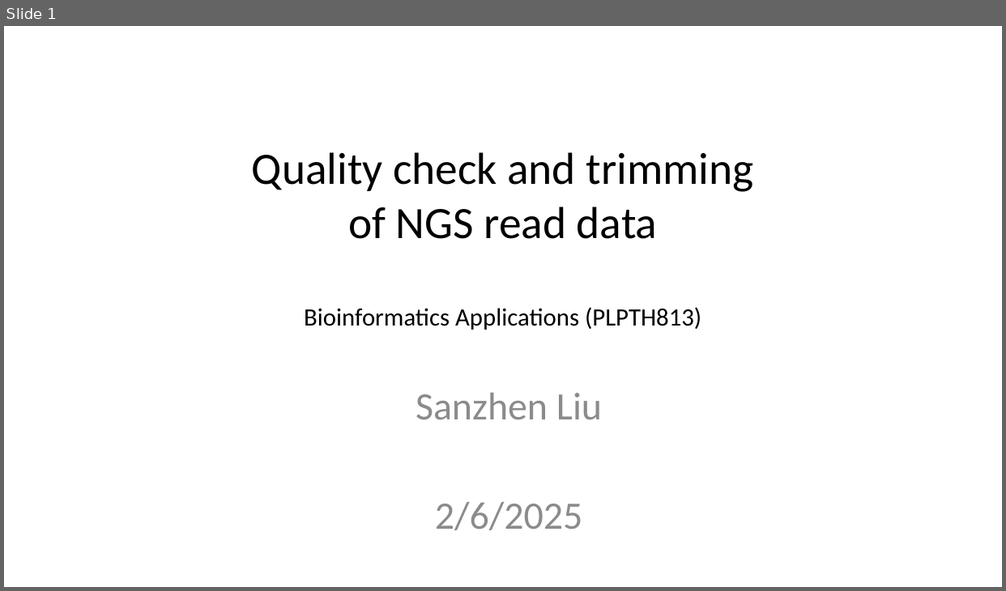
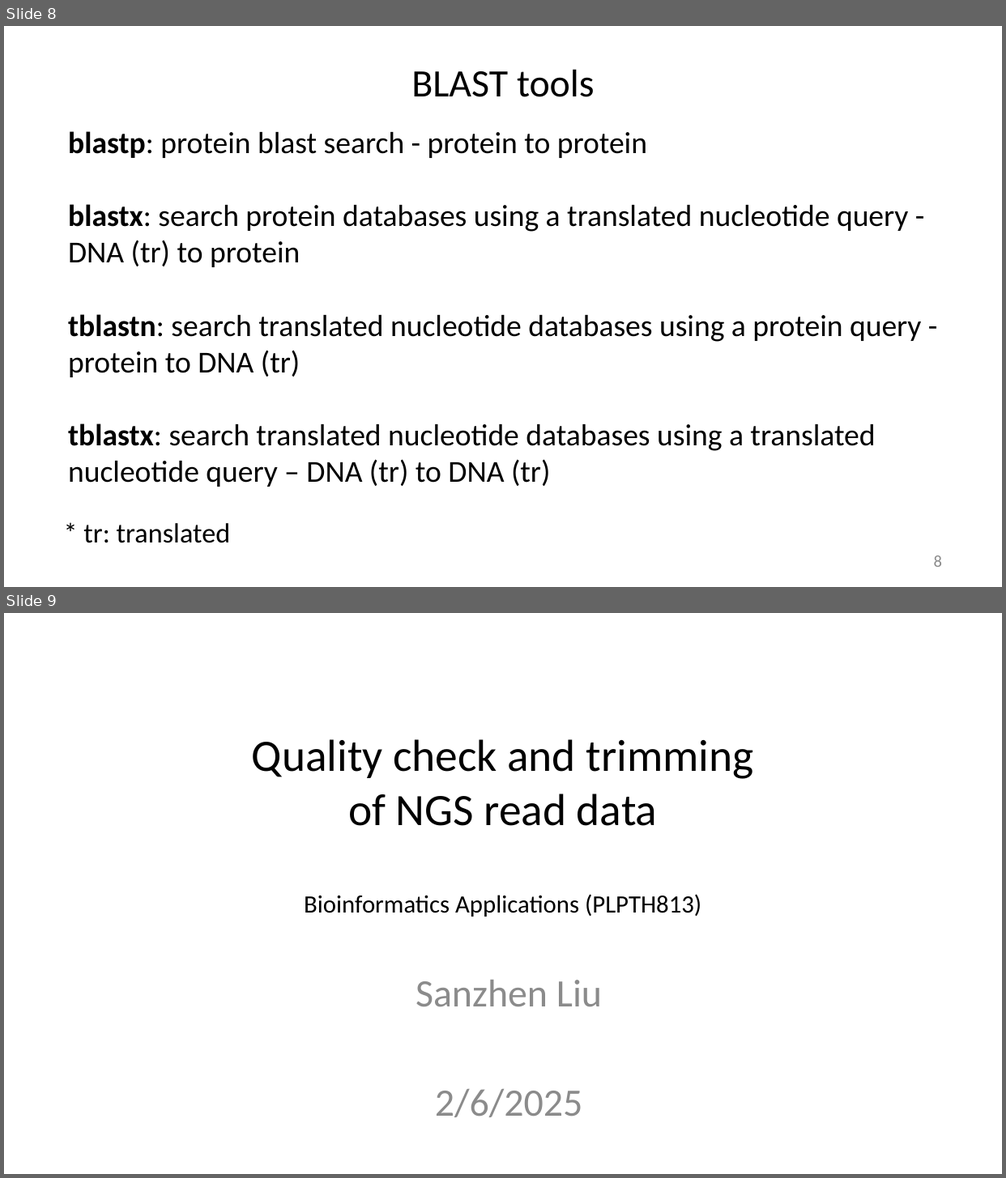
Before and after one commit to liu3zhenlab/teaching, a slide deck: PLPTH813Bioinformatis/2025/1_lecture/lecture05_NGS_data.pptx. Shown one above the other, each under a label of ours: slide 1 before the commit, slides 8 and 9 after it. The pictures are 1006x591 and 1006x1178 pixels, drawn with LibreOffice and Linux fonts; fonts in the diff are those of the drawing. Boxes give left, top, right and bottom in pixels: in the first picture for what was removed or moved away, otherwise in the second. Text is boxed around its words. In the diff, an @@ line names an element or a change of style, - is before the commit and + after.

```diff
--- a/PLPTH813Bioinformatis/2025/1_lecture/lecture05_NGS_data.pptx
+++ b/PLPTH813Bioinformatis/2025/1_lecture/lecture05_NGS_data.pptx
@@ slide 8 added at (x1=4, y1=26, x2=1002, y2=587), background #FFFFFF @@
@@ title added at (x1=411, y1=69, x2=594, y2=97), 28 pt, text #000000 @@
+BLAST tools
@@ text added at (x1=68, y1=131, x2=921, y2=487), 22 pt, text #000000 @@
+blastp: protein blast search - protein to protein
+blastx: search protein databases using a translated nucleotide query - DNA (tr) to protein
+tblastn: search translated nucleotide databases using a protein query - protein to DNA (tr)
+tblastx: search translated nucleotide databases using a translated nucleotide query – DNA (tr) to DNA (tr)
@@ text added at (x1=83, y1=523, x2=231, y2=544), 20 pt, text #000000 @@
+* tr: translated
@@ page number added at (x1=934, y1=556, x2=942, y2=567), 12 pt, text #8C8C8C @@
+8
@@ what was slide 1 is now slide 9 @@
```
Also in this commit, not shown: 6 slides changed, 7 other slides added.
